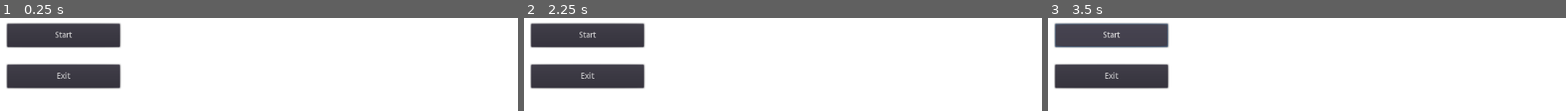
Above: before the commit, frames 1-3 (left to right).
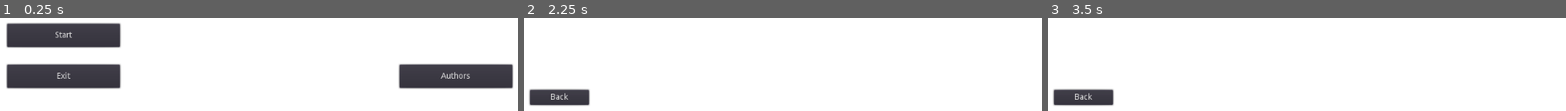
Above: after the commit, the same moments.

Repository: theneoxs/time_judge
Game: Godot game, scene res://GUI/main_menu.tscn
Two runs of this game, one before a commit and one after it. Both use one fixed random seed, a clock stepped at 60 frames per second and the inputs below. Before the commit the project has no main scene; this scene is started directly in both runs.
Inputs (mouse positions are in pixels of both pictures, inside the frame that each line leads up to):
- Up to frame 1 (0.25 s): no input
- Up to frame 2 (2.25 s): click (979, 76) at 0.5 s, where only the run after the commit has a clickable "Authors"; click (560, 97) at 1.25 s, where only the run after the commit has a clickable "Back"; click (979, 76) at 2 s, where only the run after the commit has a clickable "Authors"
- Up to frame 3 (3.5 s): click (1110, 35) at 2.75 s, where only the run before the commit has a clickable "Start"

The runs differ from the first frame. In frame 1, 6.1% of the frame differs, in the area x 76-100%, y 49-77%; in frame 2, 14%, in the area x 0-24%, y 4-95%; in frame 3, 14%.

Commit message:
Add authors

Diff:
--- /dev/null
+++ b/GUI/Author.gd
@@ -0,0 +1,6 @@
+extends Control
+
+
+
+func _on_Back_btn_pressed():
+	get_tree().change_scene("res://GUI/Main_menu.tscn")
--- /dev/null
+++ b/GUI/Author.tscn
@@ -0,0 +1,23 @@
+[gd_scene load_steps=2 format=2]
+
+[ext_resource path="res://GUI/Author.gd" type="Script" id=1]
+
+[node name="Author" type="Control"]
+anchor_right = 1.0
+anchor_bottom = 1.0
+script = ExtResource( 1 )
+
+[node name="ColorRect" type="ColorRect" parent="."]
+anchor_right = 1.0
+anchor_bottom = 1.0
+
+[node name="Back_btn" type="Button" parent="ColorRect"]
+anchor_top = 1.0
+anchor_bottom = 1.0
+margin_left = 83.0
+margin_top = -85.0
+margin_right = 184.0
+margin_bottom = -59.0
+text = "Back"
+
+[connection signal="pressed" from="ColorRect/Back_btn" to="." method="_on_Back_btn_pressed"]
--- /dev/null
+++ b/GUI/Main_menu.gd
@@ -0,0 +1,14 @@
+extends Control
+
+
+
+func _on_Exit_btn_pressed():
+	get_tree().quit()
+
+
+func _on_Start_btn_pressed():
+	get_tree().change_scene("res://Scene/Game.tscn")
+
+
+func _on_Author_btn_pressed():
+	get_tree().change_scene("res://GUI/Author.tscn")
--- a/GUI/main_menu.tscn
+++ b/GUI/main_menu.tscn
@@ -1,8 +1,11 @@
-[gd_scene format=2]
+[gd_scene load_steps=2 format=2]
+
+[ext_resource path="res://GUI/Main_menu.gd" type="Script" id=1]
 
 [node name="Main_menu" type="Control"]
 anchor_right = 1.0
 anchor_bottom = 1.0
+script = ExtResource( 1 )
 
 [node name="Background" type="ColorRect" parent="."]
 anchor_right = 1.0
@@ -25,3 +28,18 @@
 margin_right = 278.0
 margin_bottom = -158.0
 text = "Start"
+
+[node name="Author_btn" type="Button" parent="Background"]
+anchor_left = 1.0
+anchor_top = 1.0
+anchor_right = 1.0
+anchor_bottom = 1.0
+margin_left = -269.0
+margin_top = -128.0
+margin_right = -76.0
+margin_bottom = -88.0
+text = "Authors"
+
+[connection signal="pressed" from="Background/Exit_btn" to="." method="_on_Exit_btn_pressed"]
+[connection signal="pressed" from="Background/Start_btn" to="." method="_on_Start_btn_pressed"]
+[connection signal="pressed" from="Background/Author_btn" to="." method="_on_Author_btn_pressed"]
--- a/project.godot
+++ b/project.godot
@@ -11,6 +11,7 @@
 [application]
 
 config/name="time_judge"
+run/main_scene="res://GUI/Main_menu.tscn"
 config/icon="res://icon.png"
 
 [gui]
